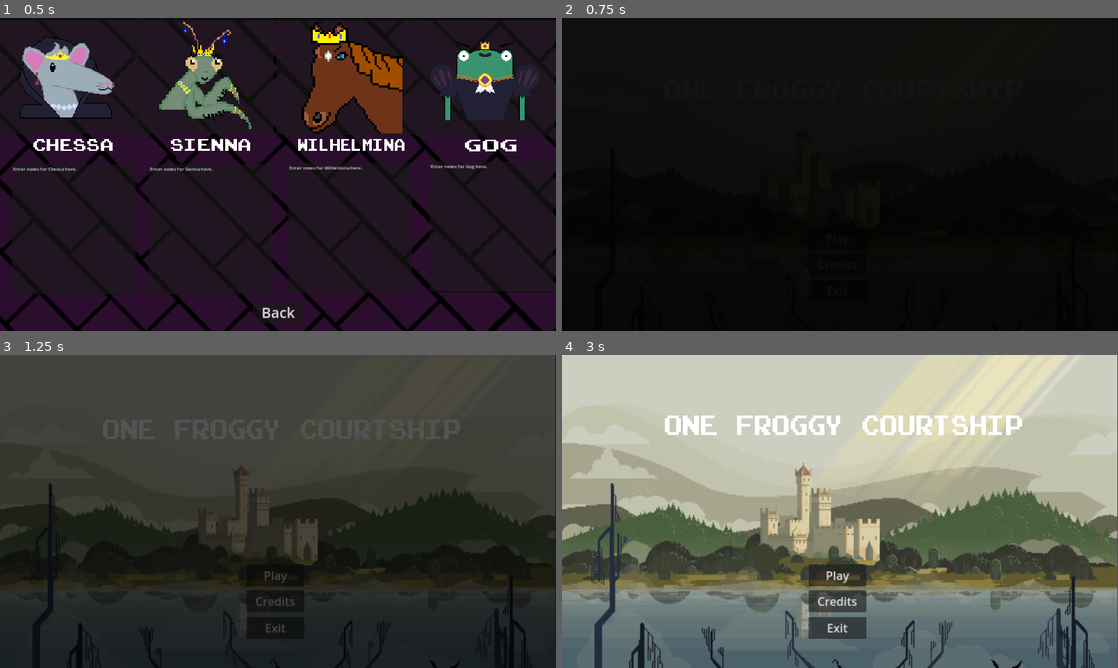
Above: before the commit, frames 1-4 (two rows, left to right).
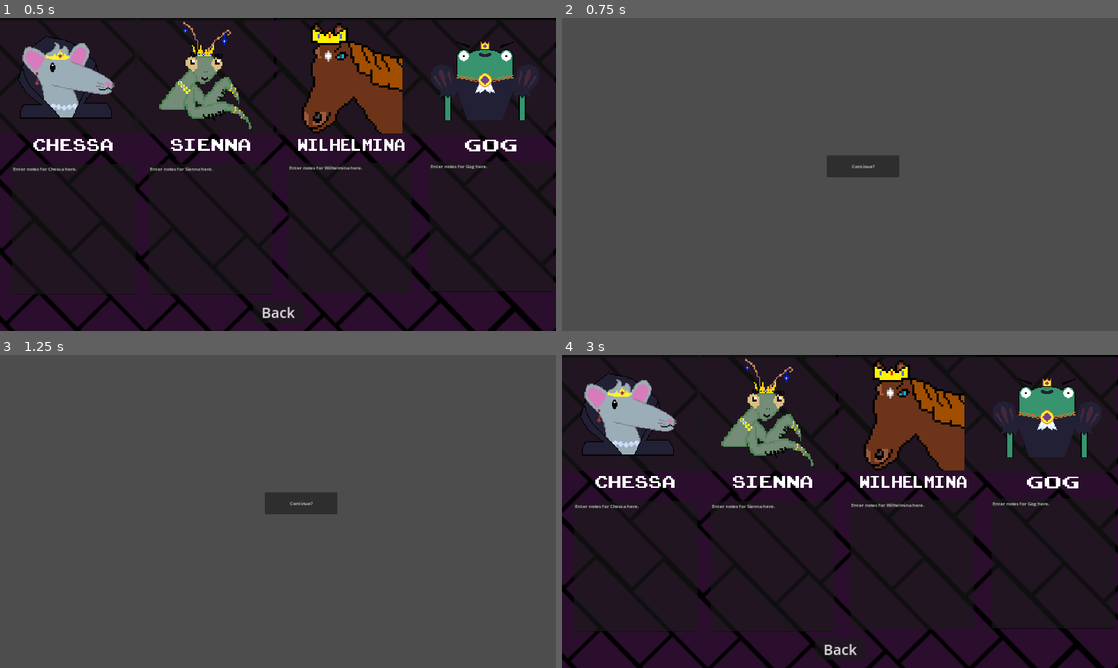
Above: after the commit, the same moments.

Repository: macpheedj/gmtk23
Game: Godot game, scene res://Dossier.tscn
Two runs of this game, one before a commit and one after it. Both use one fixed random seed, a clock stepped at 60 frames per second and the inputs below. This scene is started directly instead of the project's main scene.
Inputs (mouse positions are in pixels of both pictures, inside the frame that each line leads up to):
- Up to frame 1 (0.5 s): no input
- Up to frame 2 (0.75 s): click "Back" at 0.5 s
- Up to frame 3 (1.25 s): no input
- Up to frame 4 (3 s): click (840, 574) at 1.25 s, where only the run before the commit has a clickable "Play"; click (840, 574) at 2 s, where only the run before the commit has a clickable "Play"; click (862, 502) at 2.75 s, where only the run after the commit has a clickable "Continue?"

Frame 1 is identical in both runs. In frame 2, 100% of the frame differs, in the area x 0-100%, y 0-100%; in frame 3, 58%; in frame 4, 99%.
Error after the commit: Attempt to call function 'get_as_text' in base 'null instance' on a null instance. (res://Dossier.gd:8)

Commit message:
Added Dossier functionality in the background

Diff:
--- /dev/null
+++ b/BufferTest.gd
@@ -0,0 +1,15 @@
+extends Node2D
+
+
+# Called when the node enters the scene tree for the first time.
+func _ready():
+	pass # Replace with function body.
+
+
+# Called every frame. 'delta' is the elapsed time since the previous frame.
+func _process(delta):
+	pass
+
+
+func _on_continue_pressed():
+	get_tree().change_scene_to_file("res://Dossier.tscn")
--- /dev/null
+++ b/BufferTest.tscn
@@ -0,0 +1,15 @@
+[gd_scene load_steps=2 format=3 uid="uid://dy0qtsnarlp03"]
+
+[ext_resource type="Script" path="res://BufferTest.gd" id="1_vkr8q"]
+
+[node name="Node2D" type="Node2D"]
+script = ExtResource("1_vkr8q")
+
+[node name="Continue" type="Button" parent="."]
+offset_left = 915.0
+offset_top = 474.0
+offset_right = 1165.0
+offset_bottom = 549.0
+text = "Continue?"
+
+[connection signal="pressed" from="Continue" to="." method="_on_continue_pressed"]
--- a/Dialogue/test.json
+++ b/Dialogue/test.json
@@ -1,50 +1,50 @@
 [
-    {
-        "speaker": "Prince Gog",
-        "portrait": "gog_default",
-        "message": "Blather blather blather"
-    },
-    {
-        "speaker": "Chessa",
-        "portrait": "chessa_default",
-        "message": "I am here"
-    },
-    {
-        "speaker": "Prince Gog",
-        "portrait": "gog_angry",
-        "message": "blah blah blah",
-        "prompts": [
-            "Hello there",
-            "I didn't see you there",
-            "You are here, it seems",
-            "(yoda voice) Here, you are"
-        ],
-        "responses": [
-            {
-                "speaker": "Chessa",
-                "portrait": "chessa_default",
-                "message": "Why I never!"
-            },
-            {
-                "speaker": "Chessa",
-                "portrait": "chessa_default",
-                "message": "I like that"
-            },
-            {
-                "speaker": "Chessa",
-                "portrait": "chessa_default",
-                "message": "Fart butt fart butt"
-            },
-            {
-                "speaker": "Chessa",
-                "portrait": "chessa_default",
-                "message": "club soda"
-            }
-        ]
-    },
-    {
-        "speaker": "Chessa",
-        "portrait": "chessa_default",
-        "message": "lol"
-    }
+	{
+		"speaker": "Prince Gog",
+		"portrait": "gog_default",
+		"message": "Blather blather blather"
+	},
+	{
+		"speaker": "Chessa",
+		"portrait": "chessa_default",
+		"message": "I am here"
+	},
+	{
+		"speaker": "Prince Gog",
+		"portrait": "gog_angry",
+		"message": "blah blah blah",
+		"prompts": [
+			"Hello there",
+			"I didn't see you there",
+			"You are here, it seems",
+			"(yoda voice) Here, you are"
+		],
+		"responses": [
+			{
+				"speaker": "Chessa",
+				"portrait": "chessa_default",
+				"message": "Why I never!"
+			},
+			{
+				"speaker": "Chessa",
+				"portrait": "chessa_default",
+				"message": "I like that"
+			},
+			{
+				"speaker": "Chessa",
+				"portrait": "chessa_default",
+				"message": "Fart butt fart butt"
+			},
+			{
+				"speaker": "Chessa",
+				"portrait": "chessa_default",
+				"message": "club soda"
+			}
+		]
+	},
+	{
+		"speaker": "Chessa",
+		"portrait": "chessa_default",
+		"message": "lol"
+	}
 ]
--- a/Dossier.gd
+++ b/Dossier.gd
@@ -4,12 +4,18 @@
 # Called when the node enters the scene tree for the first time.
 func _ready():
 	$FadeIn.play("Fade_In")
-
+	var ratfile = FileAccess.open("user://ratdossier.txt", FileAccess.READ)
+	$RatNotes.text = ratfile.get_as_text()
+	var mantisfile = FileAccess.open("user://mantisdossier.txt", FileAccess.READ)
+	$MantisNotes.text = mantisfile.get_as_text()
+	var horsefile = FileAccess.open("user://horsedossier.txt", FileAccess.READ)
+	$HorseNotes.text = horsefile.get_as_text()
+	var frogfile = FileAccess.open("user://frogdossier.txt", FileAccess.READ)
+	$FrogNotes.text = frogfile.get_as_text()
 
 
 func _on_rat_profile_mouse_entered():
 	$SelectUISound.play()
-
 
 
 func _on_horse_profile_mouse_entered():
@@ -25,5 +31,17 @@
 
 
 func _on_back_button_pressed():
+	var ratfile = FileAccess.open("user://ratdossier.txt", FileAccess.WRITE)
+	ratfile.store_string($RatNotes.text)
+
+	var mantisfile = FileAccess.open("user://mantisdossier.txt", FileAccess.WRITE)
+	mantisfile.store_string($MantisNotes.text)
+
+	var horsefile = FileAccess.open("user://horsedossier.txt", FileAccess.WRITE)
+	horsefile.store_string($HorseNotes.text)
+
+	var frogfile = FileAccess.open("user://frogdossier.txt", FileAccess.WRITE)
+	frogfile.store_string($FrogNotes.text)
+
 	$BackUISound.play()
-	get_tree().change_scene_to_file("res://mainmenu.tscn")
+	get_tree().change_scene_to_file("res://BufferTest.tscn")
--- a/mainmenu.gd
+++ b/mainmenu.gd
@@ -4,8 +4,23 @@
 	$FadeIn.play("Fade_In")
 	$TitleFloat.play("Title_Float")
 
+func _on_play_pressed():
+	var ratset = FileAccess.open("user://ratdossier.txt", FileAccess.WRITE)
+	var ratsettext = "Enter notes about Chessa here."
+	ratset.store_string(ratsettext)
 
-func _on_play_pressed():
+	var mantisset = FileAccess.open("user://mantisdossier.txt", FileAccess.WRITE)
+	var mantissettext = "Enter notes about Sienna here."
+	mantisset.store_string(mantissettext)
+
+	var horseset = FileAccess.open("user://horsedossier.txt", FileAccess.WRITE)
+	var horsesettext = "Enter notes about Wilhelmina here."
+	horseset.store_string(horsesettext)
+
+	var frogset = FileAccess.open("user://frogdossier.txt", FileAccess.WRITE)
+	var frogsettext = "Enter notes about Gog here."
+	frogset.store_string(frogsettext)
+
 	$SelectUIAudio.play()
 	$FadeOut.play("Fade_Out")
 	await get_tree().create_timer(2).timeout
--- a/mainmenu.tscn
+++ b/mainmenu.tscn
@@ -123,6 +123,7 @@
 text = "Play"
 
 [node name="Credits" type="Button" parent="BG"]
+layout_mode = 0
 offset_left = 851.0
 offset_top = 812.0
 offset_right = 1051.0
